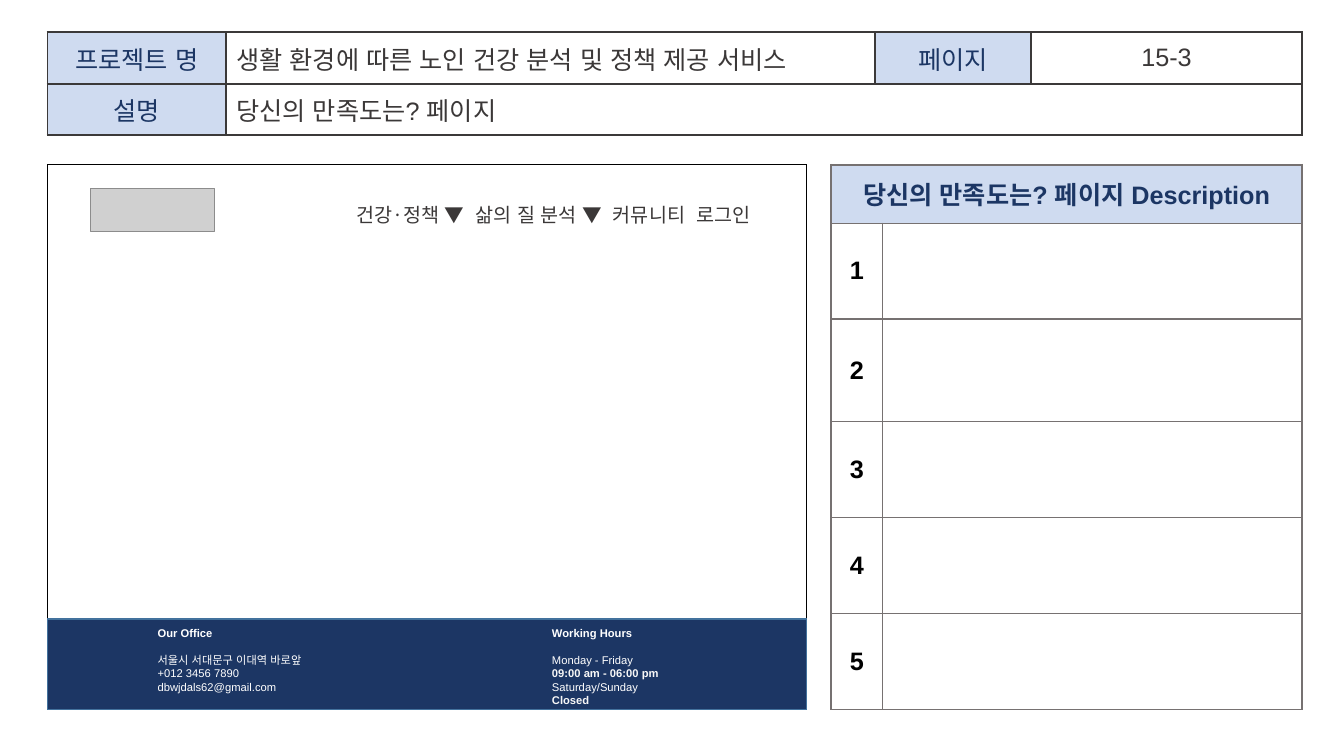
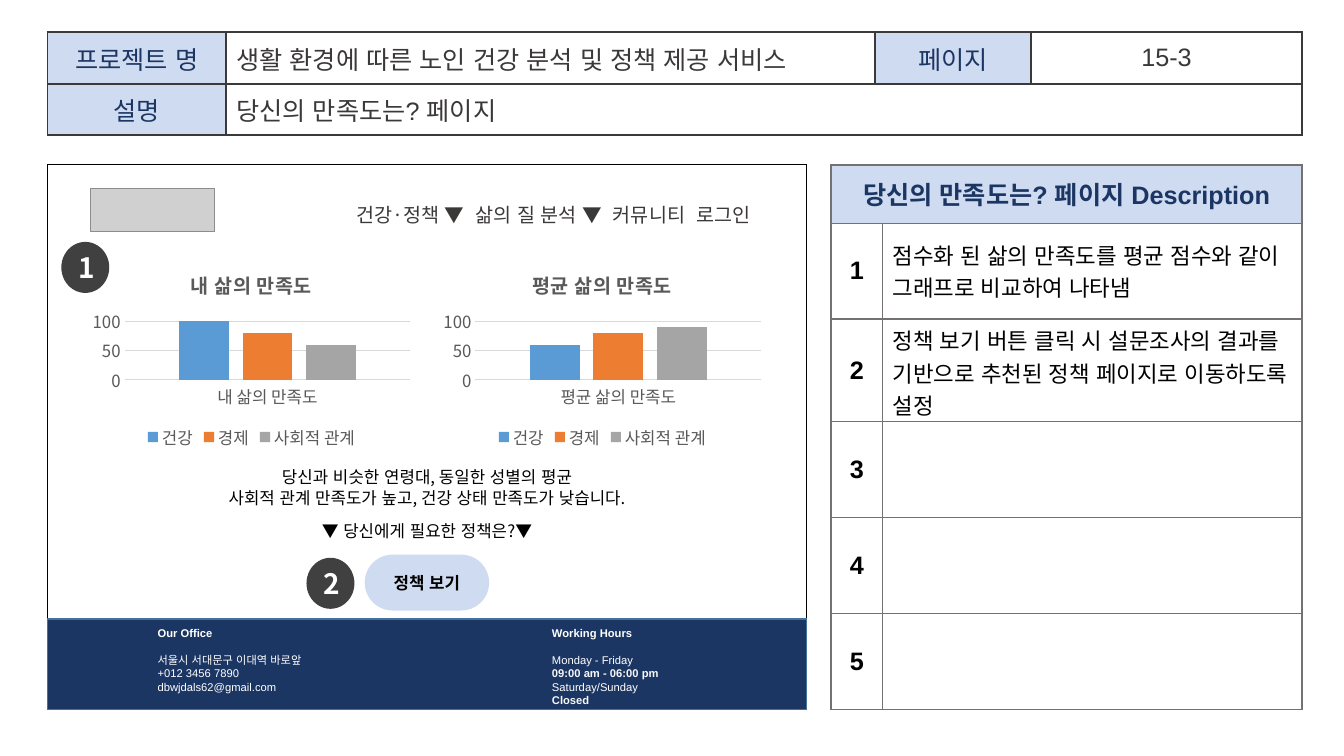
Before and after one commit to p1p2p1/Project_DLT, a slide deck: slide 37 of project_1/4. 화면설계서/2조_화면설계서_V0.7.pptx. Drawn at 1344x756 pixels with LibreOffice and Linux fonts; fonts in the diff are those of the drawing; grey boxes stand for pictures. Boxes give left, top, right and bottom in pixels: in the first picture for what was removed or moved away, otherwise in the second. Text is boxed around its words. In the diff, an @@ line names an element or a change of style, - is before the commit and + after.

```diff
--- a/project_1/4. 화면설계서/2조_화면설계서_V0.7.pptx
+++ b/project_1/4. 화면설계서/2조_화면설계서_V0.7.pptx
@@ table at (x1=831, y1=164, x2=1302, y2=710) @@
-row 2, column 2: 
+row 2, column 2: 점수화 된 삶의 만족도를 평균 점수와 같이 그래프로 비교하여 나타냄
-row 3, column 2: 
+row 3, column 2: 정책 보기 버튼 클릭 시 설문조사의 결과를 기반으로 추천된 정책 페이지로 이동하도록 설정
@@ ellipse added at (x1=62, y1=242, x2=110, y2=293), fill #404040, 20 pt, text #FFFFFF, bold @@
+1
@@ column chart added at (x1=86, y1=255, x2=416, y2=454) @@
+title "내 삶의 만족도 "
+categories: 내 삶의 만족도
+건강: 100
+경제: 80
+사회적 관계: 60
@@ column chart added at (x1=437, y1=255, x2=767, y2=454) @@
+title "평균 삶의 만족도 "
+categories: 평균 삶의 만족도
+건강: 60
+경제: 80
+사회적 관계: 90
@@ text added at (x1=229, y1=469, x2=625, y2=507), 12 pt, text #000000 @@
+당신과 비슷한 연령대, 동일한 성별의 평균
+사회적 관계 만족도가 높고, 건강 상태 만족도가 낮습니다.
@@ text added at (x1=343, y1=523, x2=532, y2=539), 12 pt, text #000000 @@
+▼ 당신에게 필요한 정책은?▼
@@ ellipse added at (x1=307, y1=558, x2=355, y2=609), fill #404040, 20 pt, text #FFFFFF, bold @@
+2
@@ rounded rectangle added at (x1=365, y1=555, x2=489, y2=610), fill #CFDBF0, 12 pt, text #000000, bold @@
+정책 보기
```
Also in this commit, not shown: 15 other slides changed.
